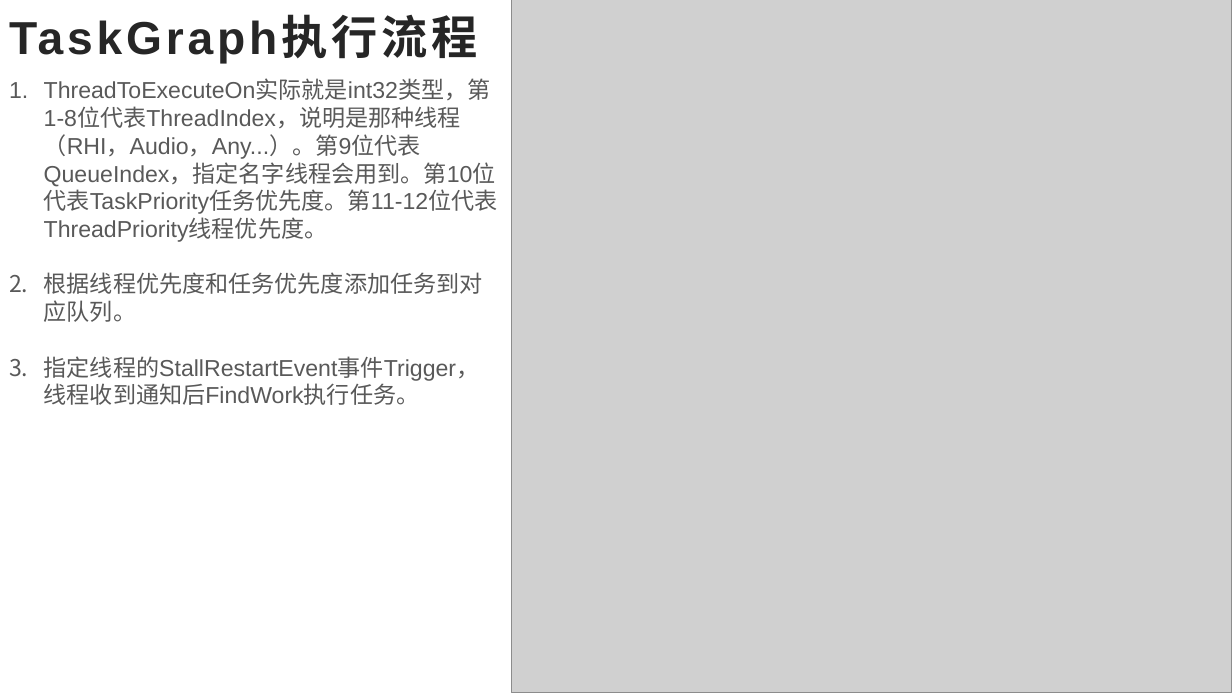
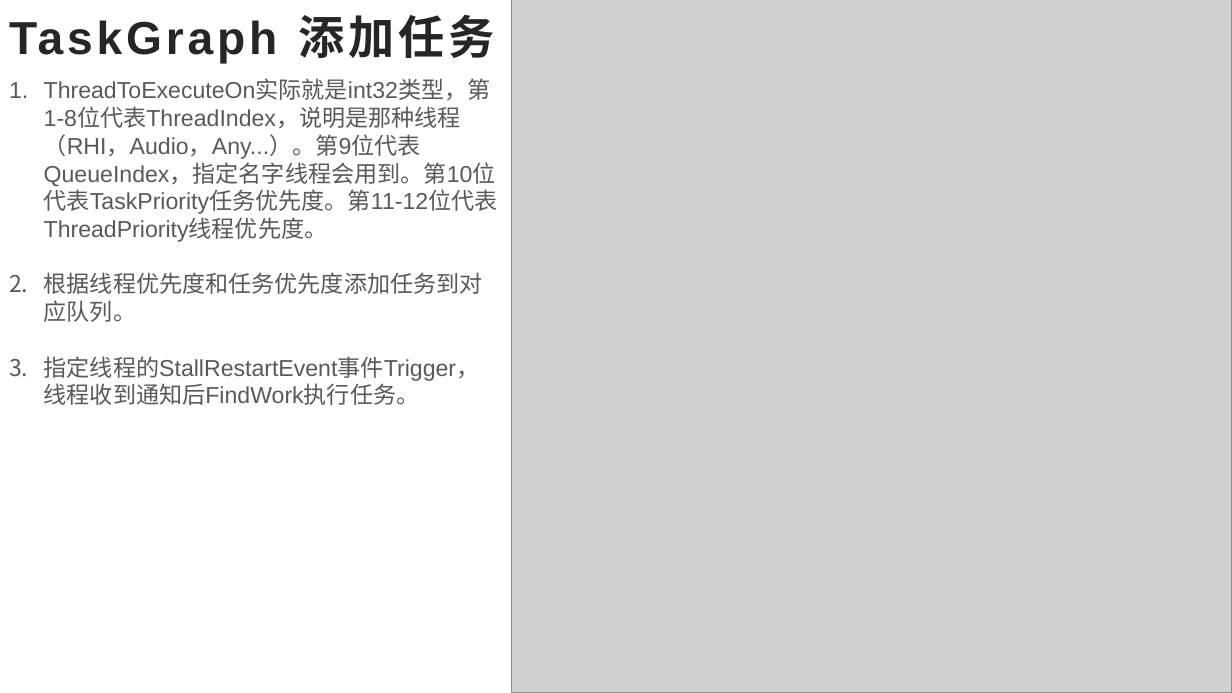
Before and after one commit to ZLam/LearnUE4, a slide deck: slide 22 of MultiThread/PPT/UE4_多线程.pptx. Drawn at 1232x693 pixels with LibreOffice and Linux fonts; fonts in the diff are those of the drawing; grey boxes stand for pictures. Boxes give left, top, right and bottom in pixels: in the first picture for what was removed or moved away, otherwise in the second. Text is boxed around its words. In the diff, an @@ line names an element or a change of style, - is before the commit and + after.

```diff
--- a/MultiThread/PPT/UE4_多线程.pptx
+++ b/MultiThread/PPT/UE4_多线程.pptx
@@ title at (x1=9, y1=15, x2=494, y2=63): text changed @@
-TaskGraph执行流程
+TaskGraph 添加任务
```
Also in this commit, not shown: 14 other slides changed, 1 slide added, 1 slide removed, 1 other file.
